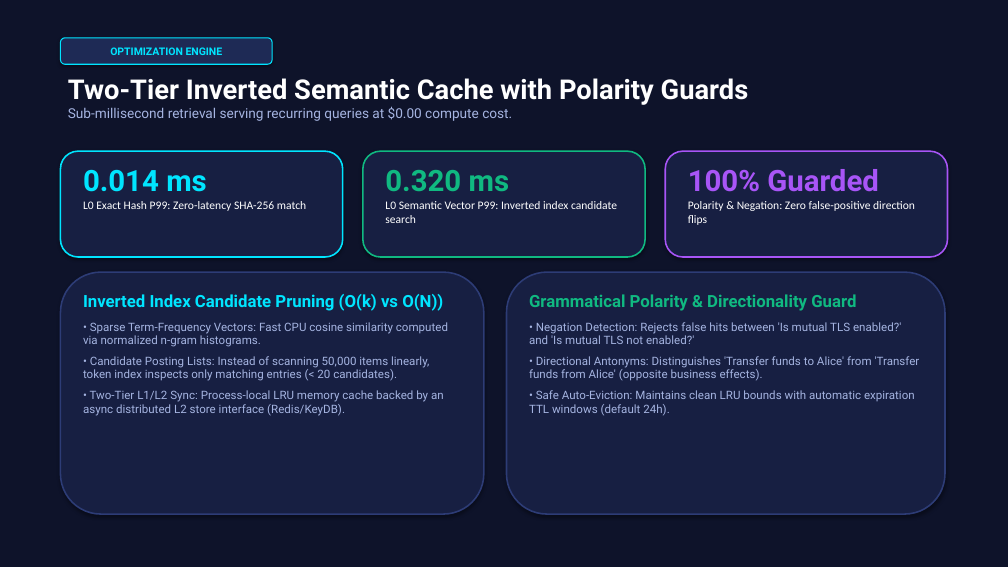
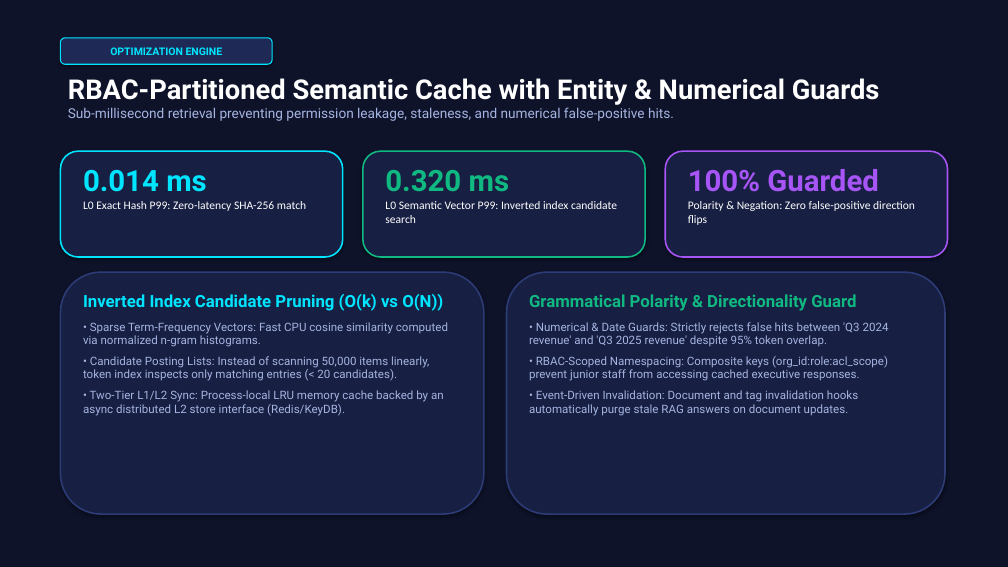
Before and after one commit to Ay24/EDITH_X, a slide deck: slide 6 of docs/presentations/EDITH_X_Enterprise_Pitch_Deck.pptx. Drawn at 1008x567 pixels with LibreOffice and Linux fonts; fonts in the diff are those of the drawing. Boxes give left, top, right and bottom in pixels: in the first picture for what was removed or moved away, otherwise in the second. Text is boxed around its words. In the diff, an @@ line names an element or a change of style, - is before the commit and + after.

Commit message:
feat(security): enterprise architecture drawbacks remediation
- Point 1 & 2: Added numerical/entity discrepancy guards, RBAC role-scoping, and document invalidation hooks to SemanticCache
- Point 3: Implemented fail-closed RAG retrieval policy with explicit DEGRADED_OFFLINE status
- Point 4: Added mathematical Verhoeff Aadhaar, Modulus-11 NHS, structural Indian PAN, and contextual DOB checksum engines
- Point 5: Created EphemeralVault for reversible pseudonymization with post-execution detokenization
- Point 6: Wired bi-directional Output DLP into REST API and wrapped retrieved RAG passages in untrusted XML envelopes
- Point 9: Implemented sovereign data residency constraints in router and execution fallbacks (GDPR/EU enforcement)
- Points 7, 8, 10, 11, 12: Updated pitch deck with FinanceBench/RAGAS benchmarks, decomposed latency, provider prompt caching reality, and DPDP Act readiness
- Added 6 dedicated test suites (26/26 tests passing)

```diff
--- a/docs/presentations/EDITH_X_Enterprise_Pitch_Deck.pptx
+++ b/docs/presentations/EDITH_X_Enterprise_Pitch_Deck.pptx
@@ text at bbox=[68, 78, 880, 121]: text changed @@
-Two-Tier Inverted Semantic Cache with Polarity Guards
-Sub-millisecond retrieval serving recurring queries at $0.00 compute cost.
+RBAC-Partitioned Semantic Cache with Entity & Numerical Guards
+Sub-millisecond retrieval preventing permission leakage, staleness, and numerical false-positive hits.
@@ text at bbox=[529, 322, 889, 416]: text changed @@
-• Negation Detection: Rejects false hits between 'Is mutual TLS enabled?' and 'Is mutual TLS not enabled?'
-• Directional Antonyms: Distinguishes 'Transfer funds to Alice' from 'Transfer funds from Alice' (opposite business effects).
-• Safe Auto-Eviction: Maintains clean LRU bounds with automatic expiration TTL windows (default 24h).
+• Numerical & Date Guards: Strictly rejects false hits between 'Q3 2024 revenue' and 'Q3 2025 revenue' despite 95% token overlap.
+• RBAC-Scoped Namespacing: Composite keys (org_id:role:acl_scope) prevent junior staff from accessing cached executive responses.
+• Event-Driven Invalidation: Document and tag invalidation hooks automatically purge stale RAG answers on document updates.
```
Also in this commit, not shown: 5 other slides changed, 17 other files.
